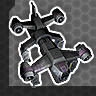
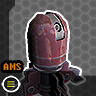
Before/after of a 96 × 96 layered artwork. What changed in the layer stack:
showed "AMS" over [3, 63, 21, 70]
showed group "Weaponry" (4 layers) over [1, 75, 77, 94]
hid "Foreground Vehicles" over [0, 0, 96, 96]
showed "Foreground Bit" over [0, 0, 96, 96]
hid "Bishop" over [10, 2, 92, 86]
showed "Turret LAMS", painted on it over [4, 12, 92, 96]